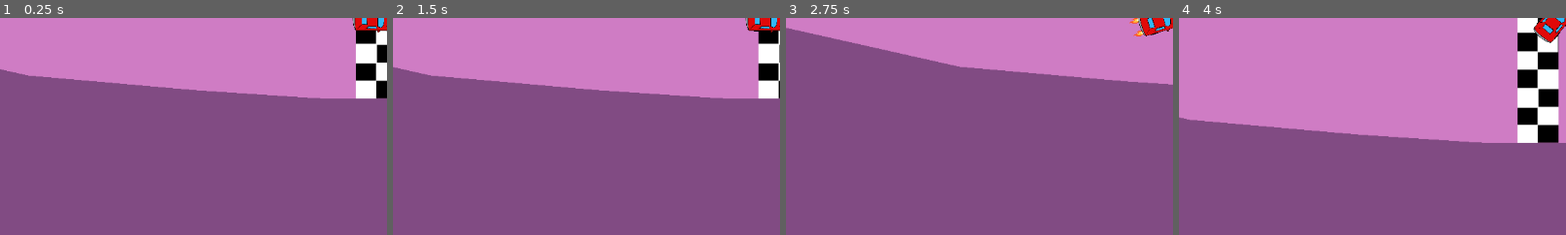
Above: before the commit, frames 1-4 (left to right).
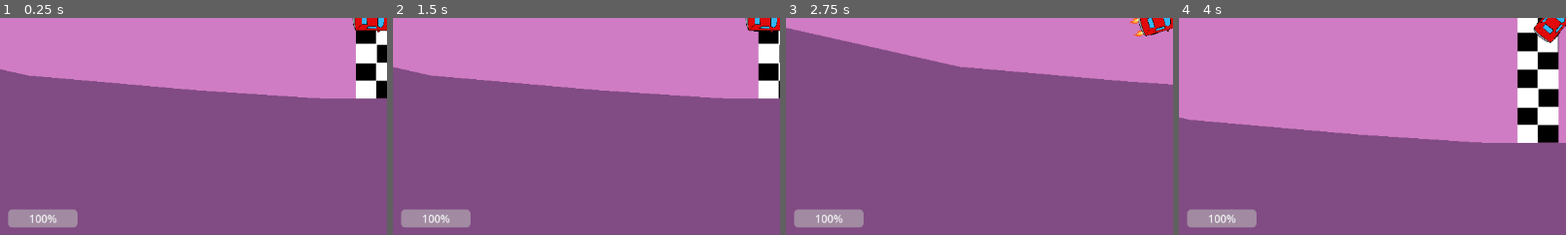
Above: after the commit, the same moments.

Repository: gnol-on-the-beat/Mario-kart-test
Game: Godot game, scene res://levesl/game level.tscn
Two runs of this game, one before a commit and one after it. Both use one fixed random seed, a clock stepped at 60 frames per second and the inputs below.
Inputs:
- Up to frame 1 (0.25 s): no input
- Up to frame 2 (1.5 s): tap Enter at 0.5 s; hold D (turn_right) 0.53-1.28 s; hold Space (drift) 0.53-1.28 s; hold S (brake) from 1.28 s (still down); tap Space (drift) at 1.35 s
- Up to frame 3 (2.75 s): release S (brake) at 2.03 s; hold D (turn_right) from 2.03 s (still down); hold Shift (turbo) from 2.03 s (still down); tap Space (drift) at 2.3 s
- Up to frame 4 (4 s): release D (turn_right) at 2.78 s; release Shift (turbo) at 2.78 s; hold W (accelerate) 2.78-3.53 s; tap Space (drift) at 2.85 s; hold A (turn_left) from 3.53 s (still down); hold Space (drift) from 3.53 s (still down)
The pictures show only the part of the screen within x 1-51%, y 50-100%; the shares and areas given below are measured in that part.

The runs differ from the first frame. In frame 1, 1.4% of the frame differs, in the area x 2-21%, y 88-97%; in frame 2, 1.4%; in frame 3, 1.4%; in frame 4, 1.4%.

Commit message:
Added visual for turbo bar

Diff:
--- a/bil test/art/control.gd
+++ b/bil test/art/control.gd
@@ -80,7 +80,7 @@
 	front_wheel += velocity.rotated(steer_direction) * delta
 	#Set the velocity and rotation to the new direction
 	var new_heading = rear_wheel.direction_to(front_wheel)
-#drift
+	#drift
 	if Input.is_action_pressed("drift"):
 		drifting = true
 	else: drifting = false
--- a/bil test/levesl/game level.tscn
+++ b/bil test/levesl/game level.tscn
@@ -23,3 +23,18 @@
 
 [node name="Camera2D" type="Camera2D" parent="."]
 position = Vector2(561, 341)
+
+[node name="CanvasLayer" type="CanvasLayer" parent="."]
+
+[node name="TubroBar" type="ProgressBar" parent="CanvasLayer"]
+anchors_preset = -1
+anchor_left = 0.049
+anchor_top = 0.338
+anchor_right = 0.049
+anchor_bottom = 0.338
+offset_left = -28.448
+offset_top = 387.976
+offset_right = 74.552
+offset_bottom = 414.976
+max_value = 1.0
+value = 1.0
